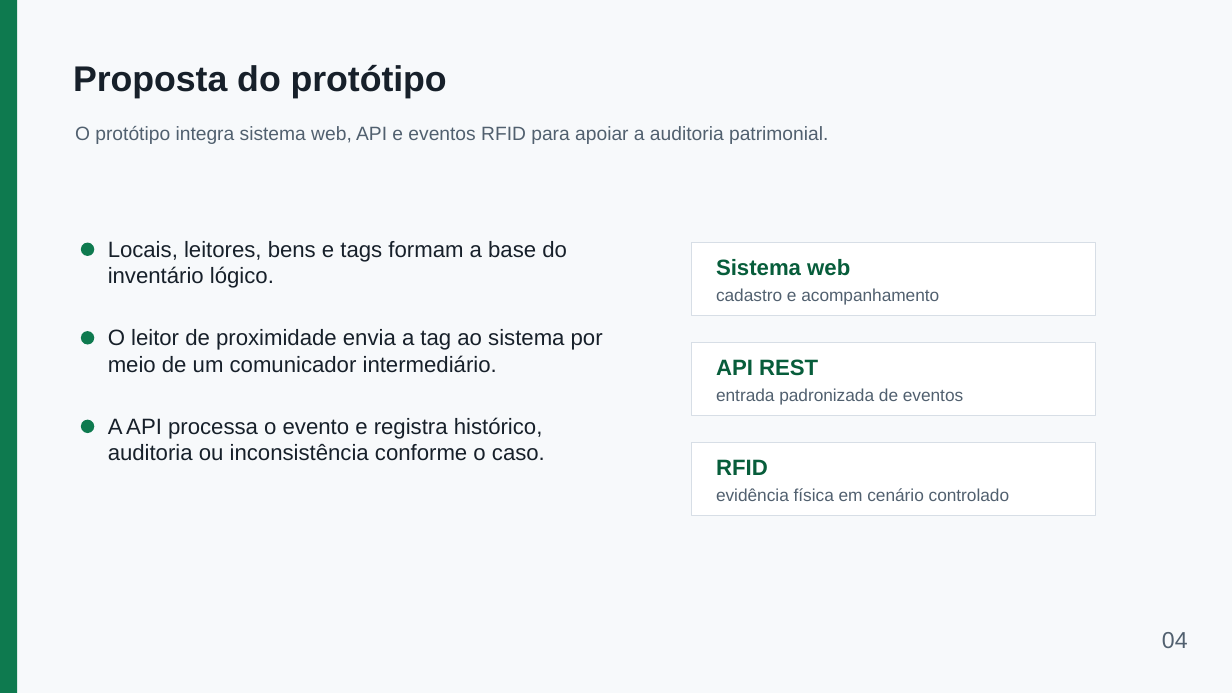
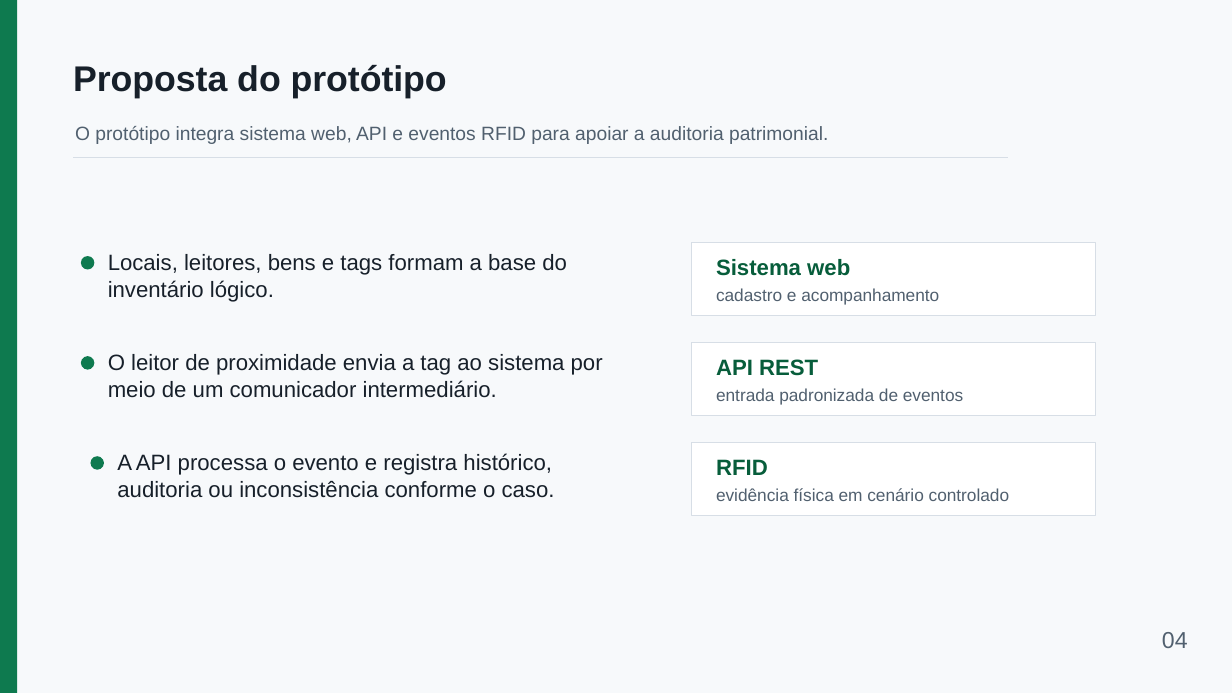
Before and after one commit to EzekLobo/InventoryRFID, a slide deck: slide 4 of docs/tcc/apresentacao-inventoryrfid-15min.pptx. Drawn at 1232x693 pixels with LibreOffice and Linux fonts; fonts in the diff are those of the drawing. Boxes give left, top, right and bottom in pixels: in the first picture for what was removed or moved away, otherwise in the second. Text is boxed around its words. In the diff, an @@ line names an element or a change of style, - is before the commit and + after.

```diff
--- a/docs/tcc/apresentacao-inventoryrfid-15min.pptx
+++ b/docs/tcc/apresentacao-inventoryrfid-15min.pptx
@@ line added from (73, 158) to (1008, 158), #D7DEE6 0.8 pt @@
@@ ellipse: place and size @@
-ellipse at (81, 242, 95, 256)
+ellipse at (81, 256, 95, 270)
@@ text "Locais, leitores, bens e tags ...": place and size @@
-text "Locais, leitores, bens e tags ..." at (108, 241, 567, 288)
+text "Locais, leitores, bens e tags ..." at (108, 254, 567, 302)
@@ ellipse: place and size @@
-ellipse at (81, 331, 95, 345)
+ellipse at (81, 356, 95, 370)
@@ text "O leitor de proximidade envia ...": place and size @@
-text "O leitor de proximidade envia ..." at (108, 329, 603, 373)
+text "O leitor de proximidade envia ..." at (108, 354, 603, 398)
@@ text "A API processa o evento ...": place and size @@
-text "A API processa o evento ..." at (108, 417, 545, 461)
+text "A API processa o evento ..." at (117, 453, 555, 498)
@@ ellipse: place and size @@
-ellipse at (81, 420, 95, 433)
+ellipse at (91, 457, 104, 470)
```
Also in this commit, not shown: 10 other slides changed, 2 slides added, 3 slides removed, 2 other files.
